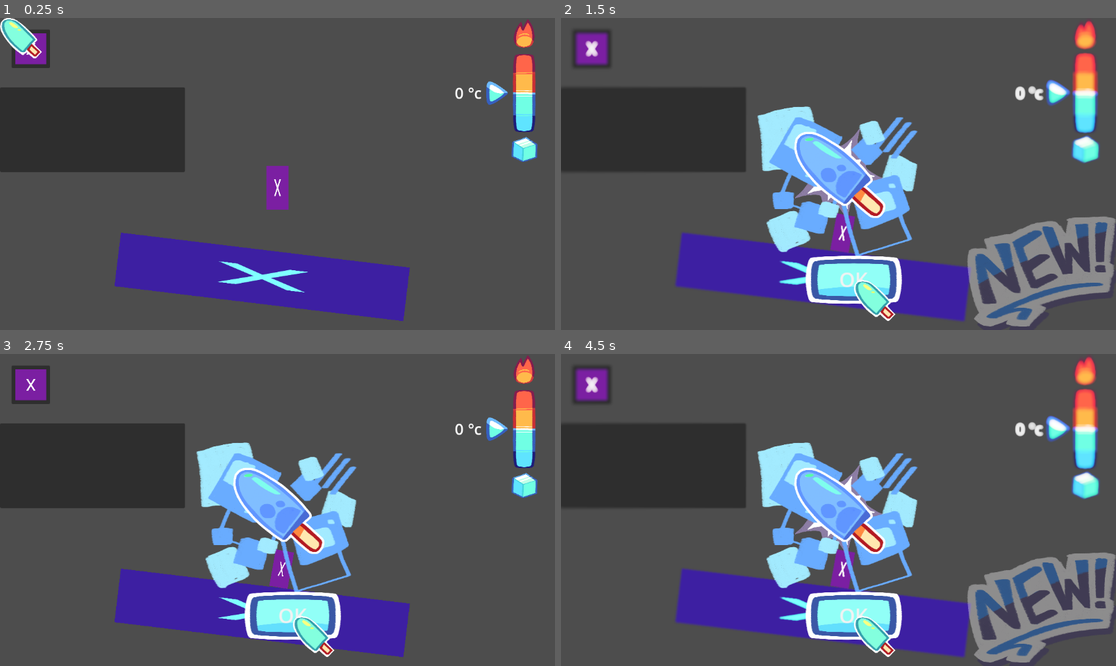
Above: before the commit, frames 1-4 (two rows, left to right).
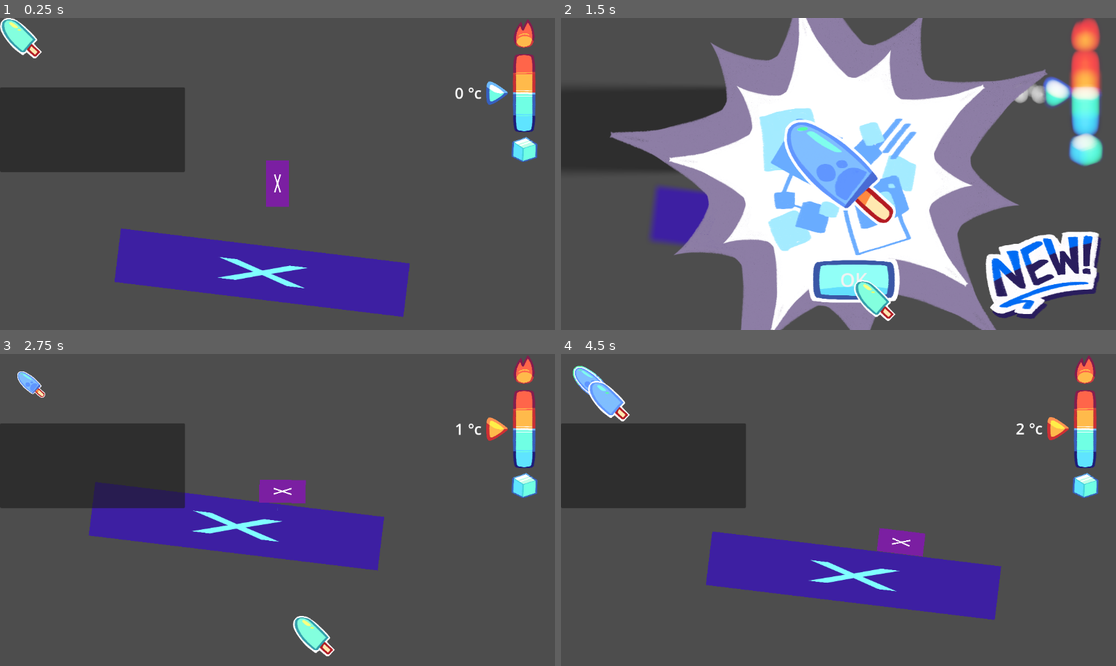
Above: after the commit, the same moments.

Repository: GuyShinto/MagicIceCreamSummer2024
Game: Godot game, scene res://scenes/map.tscn
The game is run twice, just before and just after one commit, with the same random seed, the same clock (stepped at 60 frames per second) and the same inputs.
Inputs (mouse positions are in pixels of both pictures, inside the frame that each line leads up to; where the layout moved, square brackets give the same spot in the first picture):
- Up to frame 1 (0.25 s): no input
- Up to frame 2 (1.5 s): tap Enter at 0.5 s; move the mouse to (960, 158) at 0.52 s; press the mouse at (960, 158) at 0.53 s; right-click (960, 158) at 0.8 s; release the mouse at (960, 158) at 1.25 s; click (855, 280) at 1.25 s, where only the run before the commit has a clickable "OK"
- Up to frame 3 (2.75 s): click "OK" at 2 s
- Up to frame 4 (4.5 s): click (588, 382) [855, 616] at 2.75 s; click (588, 382) [855, 616] at 3.5 s; click (588, 382) [855, 616] at 4.25 s

The runs differ from the first frame. In frame 1, 2.9% of the frame differs, in the area x 2-74%, y 3-98%; in frame 2, 49%, in the area x 2-100%, y 0-100%; in frame 3, 24%; in frame 4, 29%.

Commit message:
4

Diff:
--- a/project.godot
+++ b/project.godot
@@ -43,6 +43,66 @@
 "events": [Object(InputEventMouseButton,"resource_local_to_scene":false,"resource_name":"","device":-1,"window_id":0,"a …(253 unchanged characters)…
 ]
 }
+left_wheel={
+"deadzone": 0.5,
+"events": [Object(InputEventMouseButton,"resource_local_to_scene":false,"resource_name":"","device":-1,"window_id":0,"alt_pressed":false,"shift_pressed":false,"ctrl_pressed":false,"meta_pressed":false,"button_mask":0,"position":Vector2(0, 0),"global_position":Vector2(0, 0),"factor":1.0,"button_index":5,"canceled":false,"pressed":false,"double_click":false,"script":null)
+]
+}
+right_wheel={
+"deadzone": 0.5,
+"events": [Object(InputEventMouseButton,"resource_local_to_scene":false,"resource_name":"","device":-1,"window_id":0,"alt_pressed":false,"shift_pressed":false,"ctrl_pressed":false,"meta_pressed":false,"button_mask":0,"position":Vector2(0, 0),"global_position":Vector2(0, 0),"factor":1.0,"button_index":4,"canceled":false,"pressed":false,"double_click":false,"script":null)
+]
+}
+sort1={
+"deadzone": 0.5,
+"events": [Object(InputEventKey,"resource_local_to_scene":false,"resource_name":"","device":-1,"window_id":0,"alt_pressed":false,"shift_pressed":false,"ctrl_pressed":false,"meta_pressed":false,"pressed":false,"keycode":0,"physical_keycode":49,"key_label":0,"unicode":49,"echo":false,"script":null)
+]
+}
+sort2={
+"deadzone": 0.5,
+"events": [Object(InputEventKey,"resource_local_to_scene":false,"resource_name":"","device":-1,"window_id":0,"alt_pressed":false,"shift_pressed":false,"ctrl_pressed":false,"meta_pressed":false,"pressed":false,"keycode":0,"physical_keycode":50,"key_label":0,"unicode":50,"echo":false,"script":null)
+]
+}
+sort3={
+"deadzone": 0.5,
+"events": [Object(InputEventKey,"resource_local_to_scene":false,"resource_name":"","device":-1,"window_id":0,"alt_pressed":false,"shift_pressed":false,"ctrl_pressed":false,"meta_pressed":false,"pressed":false,"keycode":0,"physical_keycode":51,"key_label":0,"unicode":51,"echo":false,"script":null)
+]
+}
+sort4={
+"deadzone": 0.5,
+"events": [Object(InputEventKey,"resource_local_to_scene":false,"resource_name":"","device":-1,"window_id":0,"alt_pressed":false,"shift_pressed":false,"ctrl_pressed":false,"meta_pressed":false,"pressed":false,"keycode":0,"physical_keycode":52,"key_label":0,"unicode":52,"echo":false,"script":null)
+]
+}
+sort5={
+"deadzone": 0.5,
+"events": [Object(InputEventKey,"resource_local_to_scene":false,"resource_name":"","device":-1,"window_id":0,"alt_pressed":false,"shift_pressed":false,"ctrl_pressed":false,"meta_pressed":false,"pressed":false,"keycode":0,"physical_keycode":53,"key_label":0,"unicode":53,"echo":false,"script":null)
+]
+}
+sort6={
+"deadzone": 0.5,
+"events": [Object(InputEventKey,"resource_local_to_scene":false,"resource_name":"","device":-1,"window_id":0,"alt_pressed":false,"shift_pressed":false,"ctrl_pressed":false,"meta_pressed":false,"pressed":false,"keycode":0,"physical_keycode":54,"key_label":0,"unicode":54,"echo":false,"script":null)
+]
+}
+sort7={
+"deadzone": 0.5,
+"events": [Object(InputEventKey,"resource_local_to_scene":false,"resource_name":"","device":-1,"window_id":0,"alt_pressed":false,"shift_pressed":false,"ctrl_pressed":false,"meta_pressed":false,"pressed":false,"keycode":0,"physical_keycode":55,"key_label":0,"unicode":55,"echo":false,"script":null)
+]
+}
+sort8={
+"deadzone": 0.5,
+"events": [Object(InputEventKey,"resource_local_to_scene":false,"resource_name":"","device":-1,"window_id":0,"alt_pressed":false,"shift_pressed":false,"ctrl_pressed":false,"meta_pressed":false,"pressed":false,"keycode":0,"physical_keycode":56,"key_label":0,"unicode":56,"echo":false,"script":null)
+]
+}
+sort9={
+"deadzone": 0.5,
+"events": [Object(InputEventKey,"resource_local_to_scene":false,"resource_name":"","device":-1,"window_id":0,"alt_pressed":false,"shift_pressed":false,"ctrl_pressed":false,"meta_pressed":false,"pressed":false,"keycode":0,"physical_keycode":57,"key_label":0,"unicode":57,"echo":false,"script":null)
+]
+}
+sort0={
+"deadzone": 0.5,
+"events": [Object(InputEventKey,"resource_local_to_scene":false,"resource_name":"","device":-1,"window_id":0,"alt_pressed":false,"shift_pressed":false,"ctrl_pressed":false,"meta_pressed":false,"pressed":false,"keycode":0,"physical_keycode":48,"key_label":0,"unicode":48,"echo":false,"script":null)
+]
+}
 
 [rendering]
 
--- a/resources/IceCreamBlue.tres
+++ b/resources/IceCreamBlue.tres
@@ -1,7 +1,8 @@
-[gd_resource type="Resource" script_class="IceCream" load_steps=5 format=3 uid="uid://b2s050wmur1xy"]
+[gd_resource type="Resource" script_class="IceCream" load_steps=6 format=3 uid="uid://b2s050wmur1xy"]
 
 [ext_resource type="Texture2D" uid="uid://14f765pyqs85" path="res://artwork/background_blue.png" id="1_hywiy"]
 [ext_resource type="Script" path="res://scripts/icecream.gd" id="1_sytoh"]
+[ext_resource type="Texture2D" uid="uid://yrh1tfvrwmtm" path="res://artwork/cursor_blue.png" id="2_bqxip"]
 [ext_resource type="Texture2D" uid="uid://cqouktjfslcc6" path="res://artwork/icecream_blue_highlight.png" id="2_ck8p5"]
 [ext_resource type="Texture2D" uid="uid://cami6p2rwpqus" path="res://artwork/icecream_blue.png" id="3_utgh5"]
 
@@ -10,5 +11,6 @@
 id = 2
 normal = ExtResource("3_utgh5")
 highlight = ExtResource("2_ck8p5")
+cursor = ExtResource("2_bqxip")
 background = ExtResource("1_hywiy")
 color = Color(0, 0.32549, 1, 1)
--- a/resources/IceCreamSky.tres
+++ b/resources/IceCreamSky.tres
@@ -1,8 +1,9 @@
-[gd_resource type="Resource" script_class="IceCream" load_steps=5 format=3 uid="uid://duy806ug2vo4m"]
+[gd_resource type="Resource" script_class="IceCream" load_steps=6 format=3 uid="uid://duy806ug2vo4m"]
 
 [ext_resource type="Texture2D" uid="uid://b3n473sniqmhc" path="res://artwork/background_sky.png" id="1_ad2mw"]
 [ext_resource type="Script" path="res://scripts/icecream.gd" id="1_tkerd"]
 [ext_resource type="Texture2D" uid="uid://mx8vcu7ujlk3" path="res://artwork/icecream_sky_highlight.png" id="2_hasan"]
+[ext_resource type="Texture2D" uid="uid://cj01mrfnxfsll" path="res://artwork/cursor_sky.png" id="2_y8c8y"]
 [ext_resource type="Texture2D" uid="uid://x30547yg8ic5" path="res://artwork/icecream_sky.png" id="3_2w1nk"]
 
 [resource]
@@ -10,5 +11,6 @@
 id = 1
 normal = ExtResource("3_2w1nk")
 highlight = ExtResource("2_hasan")
+cursor = ExtResource("2_y8c8y")
 background = ExtResource("1_ad2mw")
 color = Color(0, 1, 1, 1)
--- a/scenes/components/item.tscn
+++ b/scenes/components/item.tscn
@@ -1,10 +1,22 @@
-[gd_scene load_steps=3 format=3 uid="uid://bsnqgs0adi17p"]
+[gd_scene load_steps=8 format=3 uid="uid://bsnqgs0adi17p"]
 
-[ext_resource type="Texture2D" uid="uid://bjv8fhnchxirw" path="res://artwork/unnamed.png" id="1_3lit0"]
 [ext_resource type="Script" path="res://scripts/item.gd" id="1_jeqws"]
+
+[sub_resource type="StyleBoxEmpty" id="StyleBoxEmpty_xd0am"]
+
+[sub_resource type="StyleBoxEmpty" id="StyleBoxEmpty_y7dgv"]
+
+[sub_resource type="StyleBoxEmpty" id="StyleBoxEmpty_6d7wn"]
+
+[sub_resource type="StyleBoxEmpty" id="StyleBoxEmpty_eggcv"]
+
+[sub_resource type="StyleBoxEmpty" id="StyleBoxEmpty_pqd2i"]
+
+[sub_resource type="StyleBoxEmpty" id="StyleBoxEmpty_susgj"]
 
 [node name="item" type="Panel"]
 custom_minimum_size = Vector2(80, 80)
+theme_override_styles/panel = SubResource("StyleBoxEmpty_xd0am")
 script = ExtResource("1_jeqws")
 
 [node name="icon" type="TextureRect" parent="."]
@@ -22,5 +34,17 @@
 grow_vertical = 2
 pivot_offset = Vector2(32, 32)
 mouse_filter = 2
-texture = ExtResource("1_3lit0")
 expand_mode = 1
+
+[node name="button" type="Button" parent="."]
+layout_mode = 0
+offset_left = 8.0
+offset_top = 8.0
+offset_right = 56.0
+offset_bottom = 56.0
+mouse_filter = 1
+theme_override_styles/normal = SubResource("StyleBoxEmpty_y7dgv")
+theme_override_styles/hover = SubResource("StyleBoxEmpty_6d7wn")
+theme_override_styles/pressed = SubResource("StyleBoxEmpty_eggcv")
+theme_override_styles/disabled = SubResource("StyleBoxEmpty_pqd2i")
+theme_override_styles/focus = SubResource("StyleBoxEmpty_susgj")
--- a/scenes/map.tscn
+++ b/scenes/map.tscn
@@ -1,9 +1,10 @@
-[gd_scene load_steps=9 format=3 uid="uid://5a8xxdgot35"]
+[gd_scene load_steps=10 format=3 uid="uid://5a8xxdgot35"]
 
 [ext_resource type="Shader" path="res://shaders/freeze.gdshader" id="1_6aelu"]
 [ext_resource type="Texture2D" uid="uid://bjv8fhnchxirw" path="res://artwork/unnamed.png" id="1_hielf"]
-[ext_resource type="PackedScene" uid="uid://sctptykp0ome" path="res://scenes/components/melt.tscn" id="2_f8i7m"]
+[ext_resource type="Script" path="res://scripts/camera.gd" id="1_kb7a6"]
 [ext_resource type="PackedScene" uid="uid://dk6bfjygvn27l" path="res://scenes/components/object.tscn" id="3_ri6xi"]
+[ext_resource type="Script" path="res://scripts/player.gd" id="4_i4hf1"]
 [ext_resource type="PackedScene" uid="uid://erup7tk34o2n" path="res://scenes/ui.tscn" id="4_ytiwv"]
 
 [sub_resource type="RectangleShape2D" id="RectangleShape2D_6qm2e"]
@@ -19,6 +20,7 @@
 [node name="map" type="Node2D"]
 
 [node name="camera" type="Camera2D" parent="."]
+script = ExtResource("1_kb7a6")
 
 [node name="floors" type="Node2D" parent="."]
 
@@ -37,7 +39,8 @@
 
 [node name="players" type="Node2D" parent="."]
 
-[node name="player" type="RigidBody2D" parent="players"]
+[node name="player" type="RigidBody2D" parent="players" groups=["player"]]
+script = ExtResource("4_i4hf1")
 
 [node name="icon" type="Sprite2D" parent="players/player"]
 scale = Vector2(0.133333, 0.266667)
@@ -46,9 +49,6 @@
 [node name="collision" type="CollisionShape2D" parent="players/player"]
 shape = SubResource("CapsuleShape2D_i3n6r")
 
-[node name="melt" parent="players/player" instance=ExtResource("2_f8i7m")]
-max_malt = 4.0
-
 [node name="object" parent="players/player" instance=ExtResource("3_ri6xi")]
 
 [node name="ui" parent="." instance=ExtResource("4_ytiwv")]
--- a/scenes/ui.tscn
+++ b/scenes/ui.tscn
@@ -1,6 +1,5 @@
-[gd_scene load_steps=36 format=3 uid="uid://erup7tk34o2n"]
-
-[ext_resource type="PackedScene" uid="uid://bsnqgs0adi17p" path="res://scenes/components/item.tscn" id="1_2fo3i"]
+[gd_scene load_steps=35 format=3 uid="uid://erup7tk34o2n"]
+
 [ext_resource type="Script" path="res://scripts/ui.gd" id="1_7tlaj"]
 [ext_resource type="Script" path="res://scripts/temperature.gd" id="2_fq0aw"]
 [ext_resource type="Texture2D" uid="uid://bgbeyy3sbbxvg" path="res://artwork/icon_temperature.png" id="2_yjk3f"]
@@ -161,9 +160,6 @@
 offset_right = 40.0
 offset_bottom = 40.0
 
-[node name="item" parent="items/box" instance=ExtResource("1_2fo3i")]
-layout_mode = 2
-
 [node name="desc" type="Panel" parent="."]
 offset_top = 144.0
 offset_right = 384.0
@@ -191,10 +187,10 @@
 anchor_top = 0.5
 anchor_right = 0.5
 anchor_bottom = 0.5
-offset_left = -704.0
-offset_top = -448.0
-offset_right = 704.0
-offset_bottom = 448.0
+offset_left = -896.0
+offset_top = -640.0
+offset_right = 896.0
+offset_bottom = 640.0
 grow_horizontal = 2
 grow_vertical = 2
 
@@ -255,16 +251,24 @@
 expand_mode = 1
 
 [node name="icon" type="TextureRect" parent="rewards"]
-layout_mode = 0
-offset_left = -104.0
-offset_top = -100.0
-offset_right = 104.0
-offset_bottom = 108.0
-pivot_offset = Vector2(104, 104)
+layout_mode = 1
+anchors_preset = 8
+anchor_left = 0.5
+anchor_top = 0.5
+anchor_right = 0.5
+anchor_bottom = 0.5
+offset_left = -128.0
+offset_top = -128.0
+offset_right = 128.0
+offset_bottom = 128.0
+grow_horizontal = 2
+grow_vertical = 2
+pivot_offset = Vector2(128, 124)
 texture = ExtResource("14_0xt2j")
 expand_mode = 1
 
 [node name="highlight" parent="rewards/icon" instance=ExtResource("3_f0dmt")]
+process_mode = 4
 
 [node name="new" type="TextureRect" parent="rewards"]
 modulate = Color(1, 1, 1, 0)
--- /dev/null
+++ b/scripts/camera.gd
@@ -0,0 +1,41 @@
+extends Camera2D
+
+var zoomer :float= 0.25
+
+var shake_power :float= 10.0
+var shake_fade :float= 0.0
+var duration :float= 0.1
+
+func _ready():
+	Global.camera = self
+
+func _physics_process(_delta):
+	if Global.player:
+		var target = Global.player
+		if is_instance_valid(target):
+			if target.is_in_group("player"):
+				_follow(target.position,true)
+				if shake_fade > 0 and duration > 0:
+					_set_shake()
+			else:
+				_follow(target.position,false)
+				if shake_fade > 0 and duration > 0:
+					_set_shake()
+
+func _follow(thispos:Vector2,thisplayer:bool):
+	if thisplayer:
+		var tween_camerafollow = create_tween()
+		var half_size = get_viewport_rect().size/2
+		tween_camerafollow.tween_property(self, "offset", thispos + (get_viewport().get_mouse_position() - half_size) * zoomer, 2).set_trans(Tween.TRANS_QUINT).set_ease(Tween.EASE_OUT)
+	else:
+		var tween_camerafollow = create_tween()
+		var half_size = get_viewport_rect().size/2
+		var distance = get_global_mouse_position().distance_to(thispos)
+		tween_camerafollow.tween_property(self, "offset", thispos - (get_viewport().get_mouse_position() - half_size) * zoomer * 2 * (distance / 1000), 2).set_trans(Tween.TRANS_QUINT).set_ease(Tween.EASE_OUT)
+
+func _set_shake():
+	var tween_camerashake = create_tween()
+	var power = shake_power * shake_fade
+	var shake_random = Vector2(randf_range(-1,1) * power,randf_range(-1,1) * power)
+	tween_camerashake.tween_property(self, "position", shake_random, duration).set_trans(Tween.TRANS_QUINT).set_ease(Tween.EASE_OUT)
+	shake_fade -= 0.1
--- a/scripts/cursor.gd
+++ b/scripts/cursor.gd
@@ -2,8 +2,12 @@
 
 
 var speedMosue :float = 0
+var indexItem :int = 0
 
-func _physics_process(delta):
+func _ready():
+	Global.cursor = self
+
+func _physics_process(_delta):
 	#if speedMosue > 0.3:
 	#	speedMosue -= 0.2
 	#elif speedMosue < -0.3:
@@ -16,13 +20,49 @@
 	var tween = get_tree().create_tween()
 	tween.tween_method(SetSize, Vector2(1.0,1.0)*0.9, Vector2(1.0,1.0), 0.5).set_trans(Tween.TRANS_ELASTIC).set_ease(Tween.EASE_OUT)
 
+func _set_mouse(_index):
+	if Global.items.size():
+		if _index <= -1:
+			indexItem = Global.items.size()
+		elif _index > Global.items.size():
+			indexItem = 0
+		else:
+			indexItem = _index
+		self.texture = Global.items[indexItem-1].cursor
+		_click()
+
 func _input(event):
+	if event is InputEventKey:
+		if Input.is_action_pressed("sort1"):
+			_set_mouse(1)
+		elif Input.is_action_pressed("sort2"):
+			_set_mouse(2)
+		elif Input.is_action_pressed("sort3"):
+			_set_mouse(3)
+		elif Input.is_action_pressed("sort4"):
+			_set_mouse(4)
+		elif Input.is_action_pressed("sort5"):
+			_set_mouse(5)
+		elif Input.is_action_pressed("sort6"):
+			_set_mouse(6)
+		elif Input.is_action_pressed("sort7"):
+			_set_mouse(7)
+		elif Input.is_action_pressed("sort8"):
+			_set_mouse(8)
+		elif Input.is_action_pressed("sort9"):
+			_set_mouse(9)
+		elif Input.is_action_pressed("sort0"):
+			_set_mouse(10)
 	if event is InputEventMouseButton:
-		if Input.is_action_pressed("left_click"):
+		if Input.is_action_just_pressed("left_click"):
 			_click()
-		if Input.is_action_pressed("right_click"):
+		elif Input.is_action_just_pressed("right_click"):
 			_click()
-			Global.rewards._show(2)
+			Global.rewards._show(randi_range(1,2))
+		elif Input.is_action_pressed("left_wheel"):
+			_set_mouse(indexItem+1)
+		elif Input.is_action_pressed("right_wheel"):
+			_set_mouse(indexItem-1)
 	if event is InputEventMouseMotion:
 		self.position = get_viewport().get_mouse_position()
 		speedMosue += (event.velocity.x/10000) + (-event.velocity.y/10000)
--- a/scripts/global.gd
+++ b/scripts/global.gd
@@ -3,6 +3,11 @@
 var despawn_y : float = 1000
 
 var rewards:Panel
+var player:RigidBody2D
+var camera:Camera2D
+var ui:CanvasLayer
+var cursor:TextureRect
+var items:Array[IceCream]
 
 func _ready():
 	Input.set_mouse_mode(Input.MOUSE_MODE_HIDDEN)
--- a/scripts/highlight.gd
+++ b/scripts/highlight.gd
@@ -6,7 +6,7 @@
 @export var highlight:Texture2D
 @export var power:float = 1.05
 
-var onHighlight:bool = false
+var onHighlight:bool
 
 var time:float = 0
 
--- a/scripts/icecream.gd
+++ b/scripts/icecream.gd
@@ -5,5 +5,6 @@
 @export var id:int
 @export var normal:Texture2D
 @export var highlight:Texture2D
+@export var cursor:Texture2D
 @export var background:Texture2D
 @export var color:Color
--- a/scripts/item.gd
+++ b/scripts/item.gd
@@ -1,20 +1,39 @@
 extends Panel
 
 @onready var icon :TextureRect = $"icon"
+@onready var button :Button = $"button"
+
+@export var power:float = 1.05
+
+var id:int
+var normal:Texture2D
+var highlight:Texture2D
+
+var onHighlight:bool
 
 var time:float = 0
 
 func _ready():
+	button.pressed.connect(_pressed)
 	self.mouse_entered.connect(_entered)
 	self.mouse_exited.connect(_exited)
 
+func _pressed():
+	Global.cursor._set_mouse(id)
+
 func _entered():
-	var tween = get_tree().create_tween()
-	tween.tween_method(SetFade, time, 1.0, 0.3).set_trans(Tween.TRANS_QUART).set_ease(Tween.EASE_OUT)
+	if not onHighlight:
+		var tween = get_tree().create_tween()
+		tween.tween_method(SetFade, time, 1.0, 0.3).set_trans(Tween.TRANS_QUART).set_ease(Tween.EASE_OUT)
+		icon.texture = highlight
+		onHighlight = true
 
 func _exited():
-	var tween = get_tree().create_tween()
-	tween.tween_method(SetFade, time, 0.0, 0.3).set_trans(Tween.TRANS_QUART).set_ease(Tween.EASE_OUT)
+	if onHighlight:
+		var tween = get_tree().create_tween()
+		tween.tween_method(SetFade, time, 0.0, 0.3).set_trans(Tween.TRANS_QUART).set_ease(Tween.EASE_OUT)
+		icon.texture = normal
+		onHighlight = false
 
 func SetFade(alpha:float):
 	time = alpha
--- /dev/null
+++ b/scripts/player.gd
@@ -0,0 +1,4 @@
+extends RigidBody2D
+
+func _ready():
+	Global.player = self
--- a/scripts/rewards.gd
+++ b/scripts/rewards.gd
@@ -5,7 +5,7 @@
 @onready var BGIcon :TextureRect = $"background_icon"
 @onready var newIcon :TextureRect = $"new"
 @onready var icon :TextureRect = $"icon"
-@onready var button :Button = $"button/title"
+@onready var button :TextureRect = $"button"
 @onready var blur :ShaderMaterial = $"blur".material
 @onready var iconHighlight :Node = $"icon/highlight"
 
@@ -13,10 +13,14 @@
 
 var hasShow:bool
 
+var getItem:IceCream
+
+var BGIconScale:float
+
 var time:float
 
 func _ready():
-	button.pressed.connect(_pressed)
+	button.get_node("title").pressed.connect(_pressed)
 	self.visible = false
 	Global.rewards = self
 	#_show(2)
@@ -27,14 +31,20 @@
 
 func _hide():
 	hasShow = false
+	get_tree().paused = false
+	Global.ui._add_item(getItem)
 	var tween = create_tween()
 	var tweennew = create_tween()
 	tween.tween_method(SetFade, 1.0, 0.0, 1.0).set_trans(Tween.TRANS_ELASTIC).set_ease(Tween.EASE_OUT)
 	tweennew.tween_method(SetFadeNew, 1.0, 0.0, 1.0).set_trans(Tween.TRANS_QUINT).set_ease(Tween.EASE_OUT)
+	await get_tree().create_timer(1.0).timeout
+	if not hasShow:
+		self.visible = false
 
 func _show(_id):
 	for ic in iceCreamList:
 		if (ic.id == _id):
+			getItem = ic
 			hasShow = true
 			get_tree().paused = true
 			self.visible = true
@@ -52,15 +62,24 @@
 		time += delta/4
 		BG.rotation = time
 		BG2.rotation = time/2
-		BGIcon.scale = Vector2(1.0,1.0) * (1-sin(time*PI)*0.1)
 		newIcon.rotation = sin(time*TAU)*0.1
 	else:
 		time = 0
+	if BGIconScale >= 1.0:
+		iconHighlight.process_mode = Node.PROCESS_MODE_INHERIT
+		button.process_mode = Node.PROCESS_MODE_INHERIT
+	else:
+		iconHighlight.process_mode = Node.PROCESS_MODE_DISABLED
+		button.process_mode = Node.PROCESS_MODE_DISABLED
+	BGIcon.scale = Vector2(1.0,1.0) * (1-sin(time*PI)*0.1) * BGIconScale
 
 func SetFadeNew(alpha:float):
 	newIcon.modulate.a = alpha
 	blur.set_shader_parameter("power", alpha*0.4)
 	newIcon.scale = Vector2(1,1) * lerp(1.5,1.0,alpha)
+	icon.scale = Vector2(1,1) * alpha
+	button.scale.y = alpha
+	BGIconScale = alpha
 
 func SetFade(alpha:float):
 	BG2.scale = Vector2(1,1) * lerp(0.0,1.1,alpha)
--- a/scripts/ui.gd
+++ b/scripts/ui.gd
@@ -1 +1,17 @@
 extends CanvasLayer
+
+@onready var box:HBoxContainer = $"items/box"
+
+var item := preload("res://scenes/components/item.tscn")
+
+func _ready():
+	Global.ui = self
+
+func _add_item(iceCream):
+	Global.items.append(iceCream)
+	var thisItem = item.instantiate()
+	thisItem.get_node("icon").texture = iceCream.normal
+	thisItem.normal = iceCream.normal
+	thisItem.highlight = iceCream.highlight
+	thisItem.id = Global.items.size()
+	box.add_child(thisItem)
